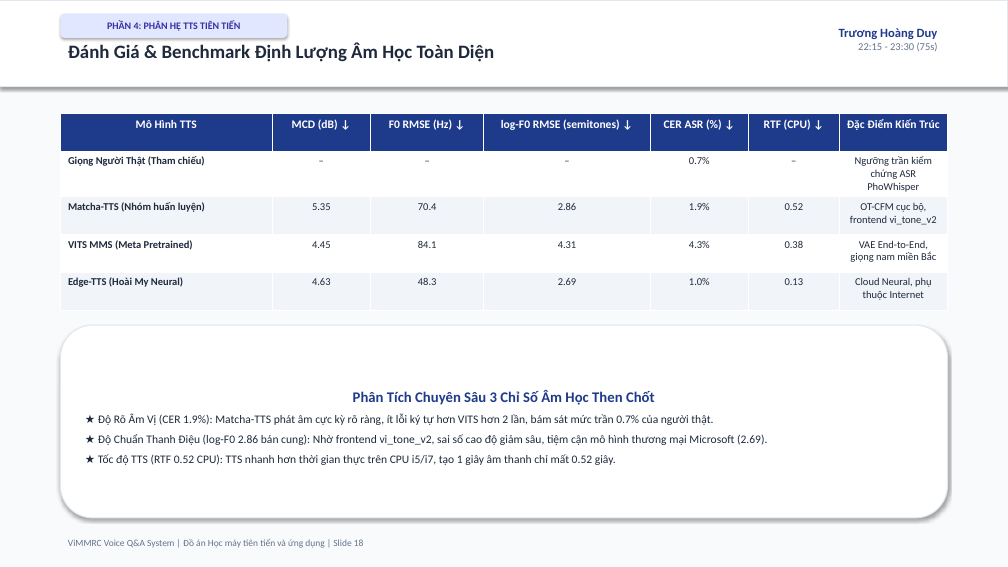
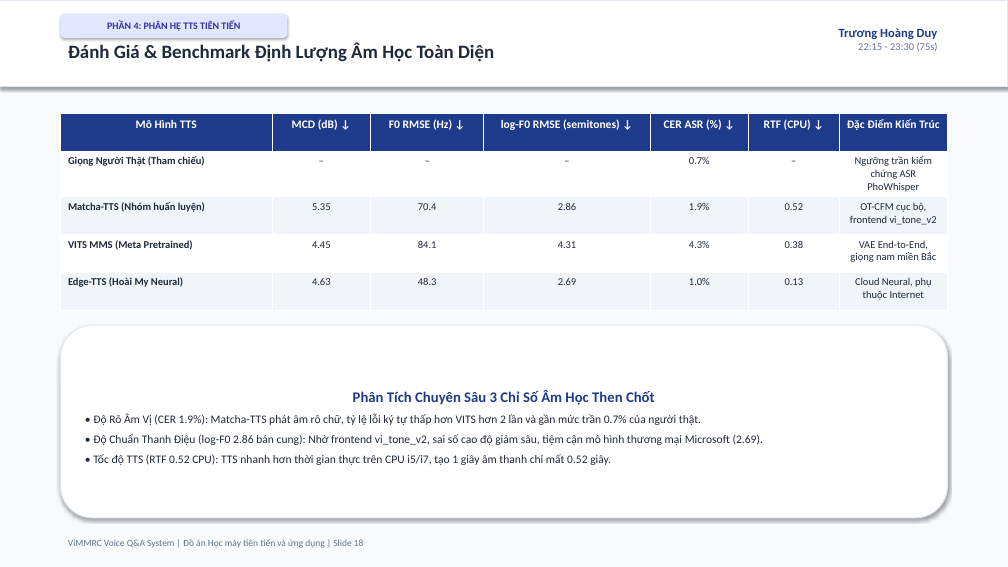
Before and after one commit to ngohuy04022000/vimmrc-qa-voice, a slide deck: slide 18 of docs/ViMMRC_Presentation_30min.pptx. Drawn at 1008x567 pixels with LibreOffice and Linux fonts; fonts in the diff are those of the drawing. Boxes give left, top, right and bottom in pixels: in the first picture for what was removed or moved away, otherwise in the second. Text is boxed around its words. In the diff, an @@ line names an element or a change of style, - is before the commit and + after.

```diff
--- a/docs/ViMMRC_Presentation_30min.pptx
+++ b/docs/ViMMRC_Presentation_30min.pptx
@@ text in rounded rectangle at (x1=93, y1=414, x2=763, y2=465): text changed @@
-★ Độ Rõ Âm Vị (CER 1.9%): Matcha-TTS phát âm cực kỳ rõ ràng, ít lỗi ký tự hơn VITS hơn 2 lần, bám sát mức trần 0.7% của người thật.
-★ Độ Chuẩn Thanh Điệu (log-F0 2.86 bán cung): Nhờ frontend vi_tone_v2, sai số cao độ giảm sâu, tiệm cận mô hình thương mại Microsoft (2.69).
-★ Tốc độ TTS (RTF 0.52 CPU): TTS nhanh hơn thời gian thực trên CPU i5/i7, tạo 1 giây âm thanh chỉ mất 0.52 giây.
+• Độ Rõ Âm Vị (CER 1.9%): Matcha-TTS phát âm rõ chữ, tỷ lệ lỗi ký tự thấp hơn VITS hơn 2 lần và gần mức trần 0.7% của người thật.
+• Độ Chuẩn Thanh Điệu (log-F0 2.86 bán cung): Nhờ frontend vi_tone_v2, sai số cao độ giảm sâu, tiệm cận mô hình thương mại Microsoft (2.69).
+• Tốc độ TTS (RTF 0.52 CPU): TTS nhanh hơn thời gian thực trên CPU i5/i7, tạo 1 giây âm thanh chỉ mất 0.52 giây.
```
Also in this commit, not shown: 19 other slides changed, 24 other files.
